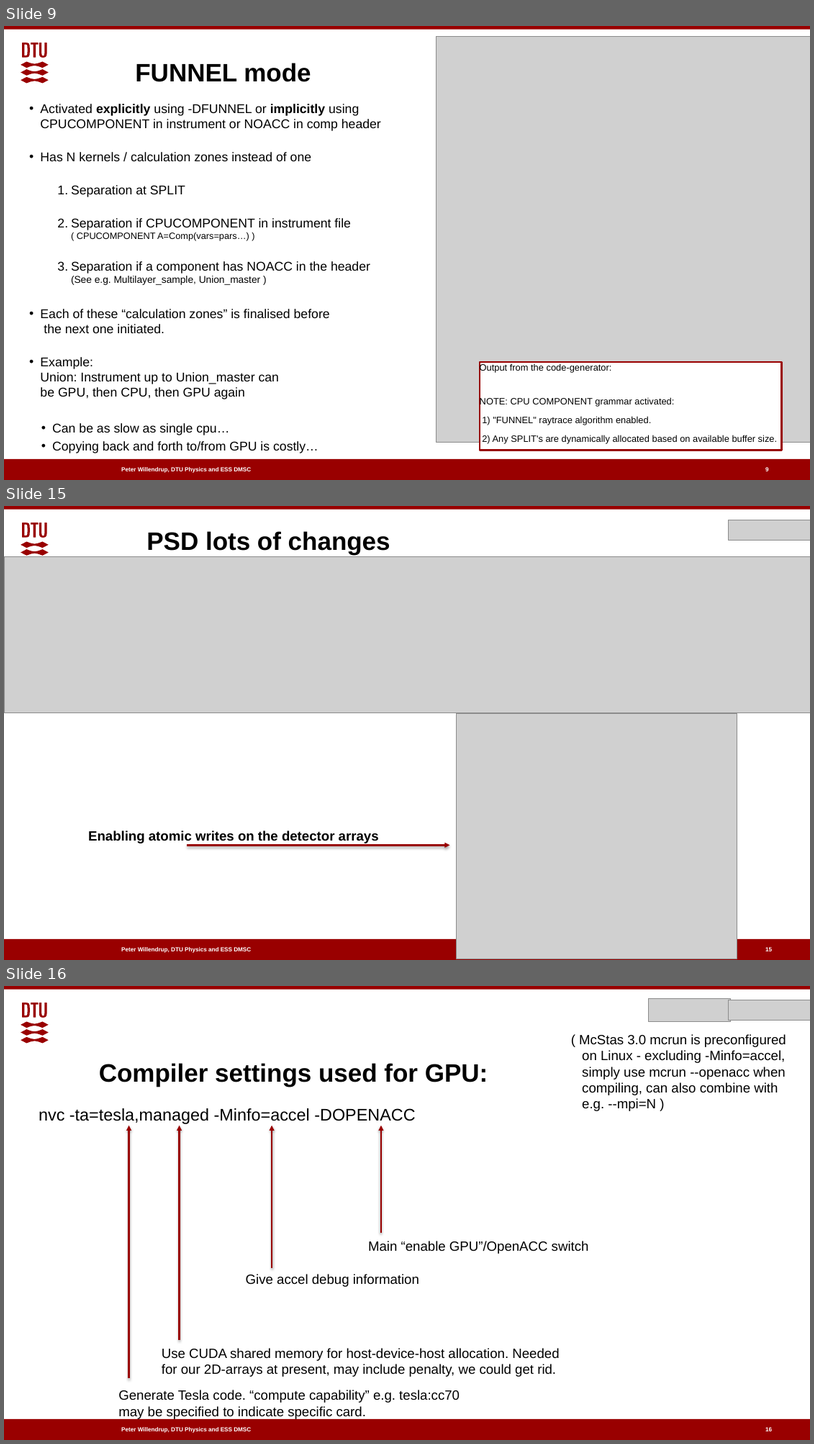
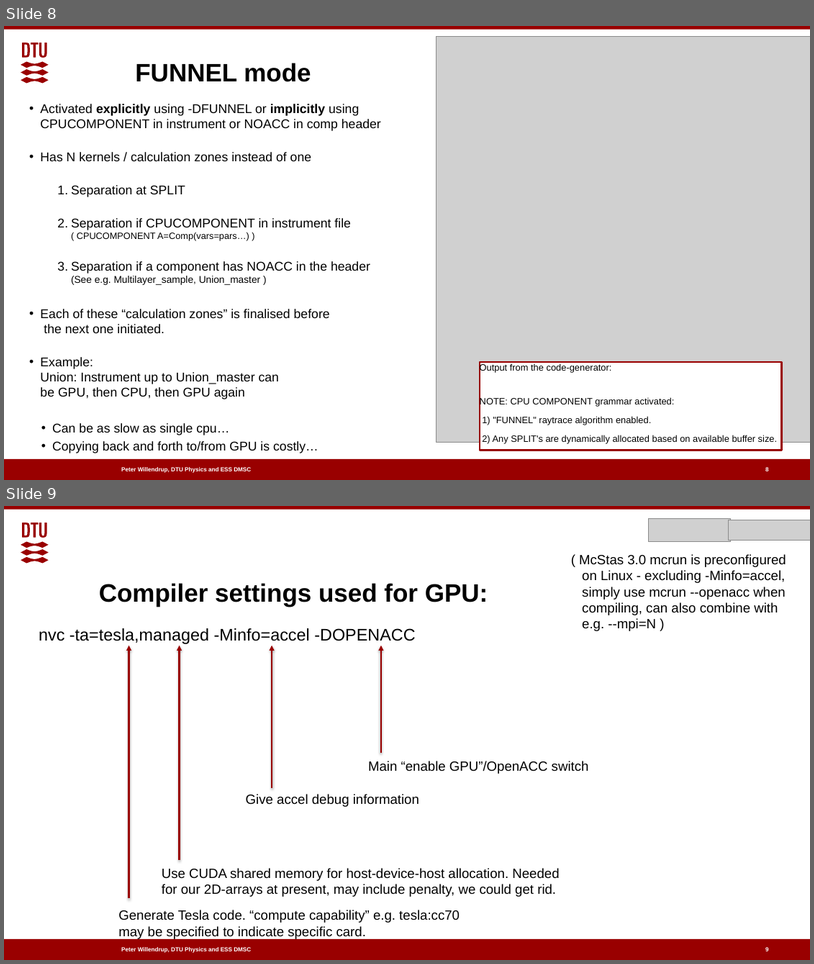
Before and after one commit to McStasMcXtrace/Schools, a slide deck: ESS_May_2021/Friday_May_7th/3_Writing_a_component/1_McStas-3.0-GPU.pptx. Shown one above the other, each under a label of ours: slides 9, 15 and 16 before the commit, slides 8 and 9 after it; the slides between them are not shown. The pictures are 814x1444 and 814x964 pixels, drawn with LibreOffice and Linux fonts; fonts in the diff are those of the drawing; grey boxes stand for pictures; background and template pictures are left out. Boxes give left, top, right and bottom in pixels: in the first picture for what was removed or moved away, otherwise in the second. Text is boxed around its words. In the diff, an @@ line names an element or a change of style, - is before the commit and + after.

```diff
--- a/ESS_May_2021/Friday_May_7th/3_Writing_a_component/1_McStas-3.0-GPU.pptx
+++ b/ESS_May_2021/Friday_May_7th/3_Writing_a_component/1_McStas-3.0-GPU.pptx
@@ slide 15 removed at bbox=[4, 506, 810, 960], background #FFFFFF; not listed: 4 template elements that a slide beside it also shows @@
@@ picture removed at bbox=[728, 520, 810, 541] @@
@@ text removed at bbox=[147, 531, 391, 555] @@
-PSD lots of changes
@@ picture removed at bbox=[4, 557, 810, 713] @@
@@ picture removed at bbox=[456, 713, 736, 959] @@
@@ text removed at bbox=[88, 831, 379, 844] @@
-Enabling atomic writes on the detector arrays
@@ arrow removed from (187, 845) to (450, 845) @@
@@ page number removed at bbox=[766, 947, 772, 952] @@
-15
@@ what was slide 9 is now slide 8 @@
@@ what was slide 16 is now slide 9 @@
@@ page number at bbox=[766, 947, 769, 953]: text changed @@
-16
+9
```
Also in this commit, not shown: 1 slide changed, 7 other slides removed, 2 other files.
